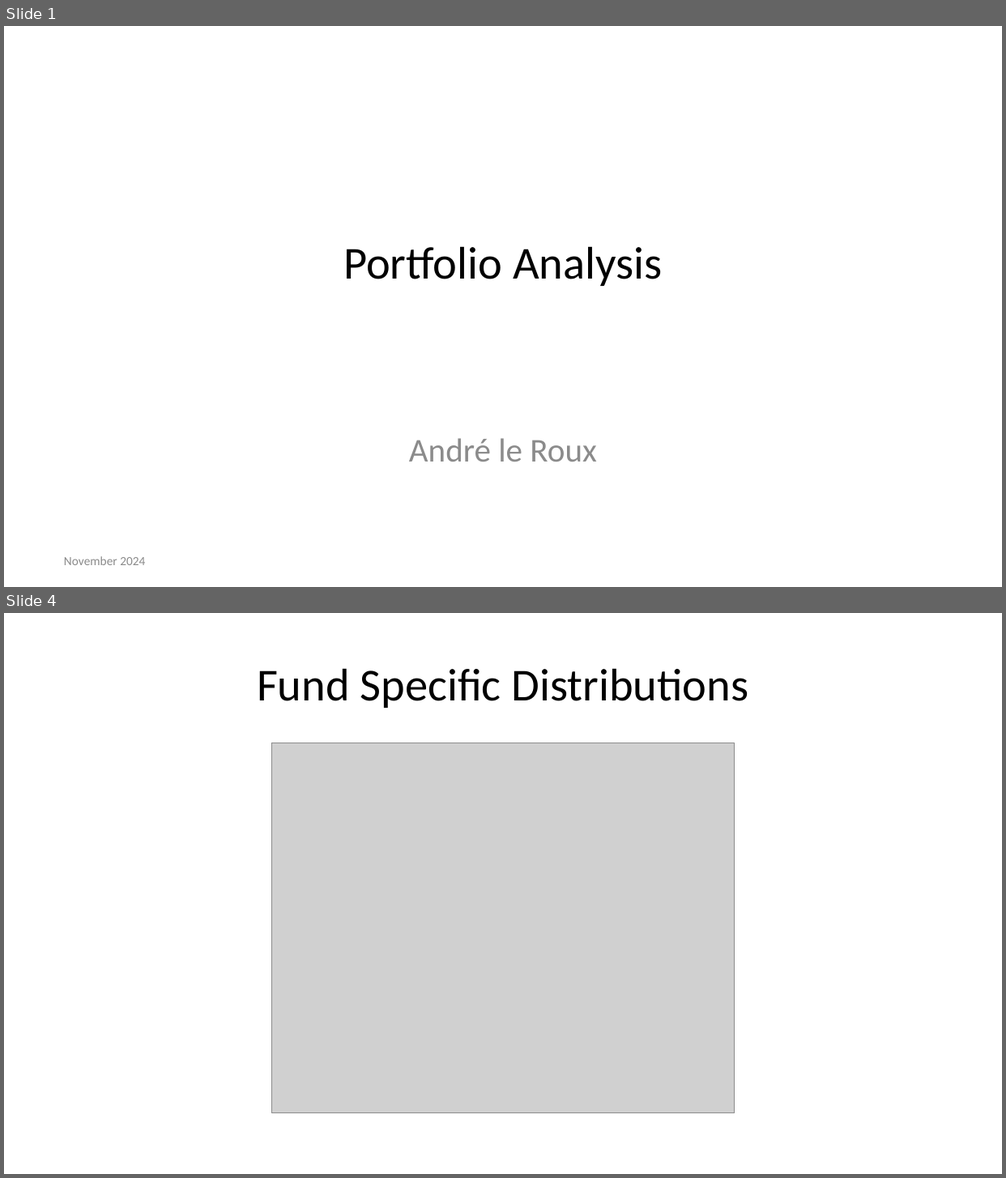
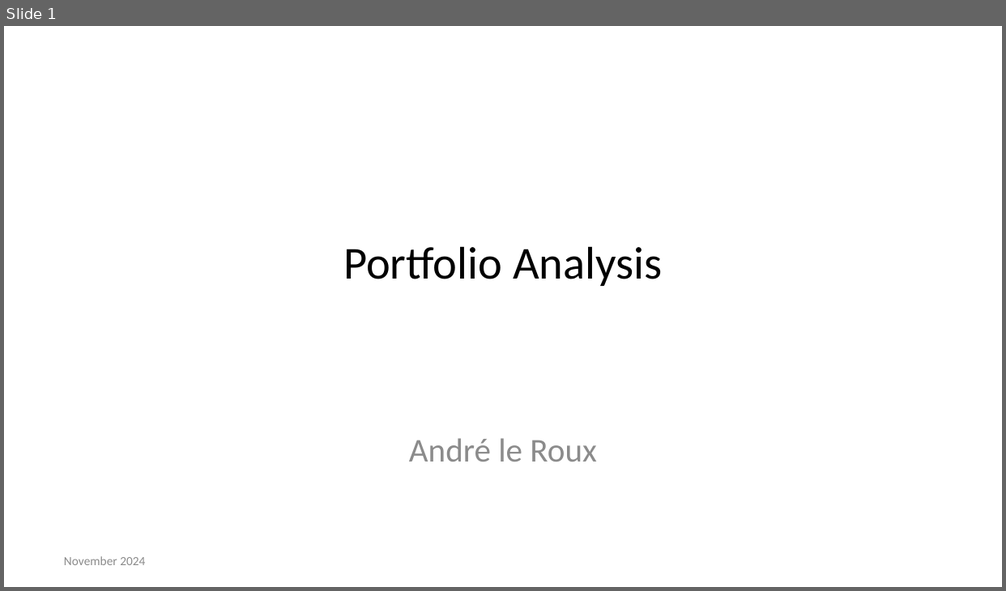
Before and after one commit to Andrelleroux/22568948_fin_metrics, a slide deck: Questions/Question_1/Question_1.pptx. Shown one above the other, each under a label of ours: slides 1 and 4 before the commit, slide 1 after it; the slides between them are not shown. The pictures are 1006x1178 and 1006x591 pixels, drawn with LibreOffice and Linux fonts; fonts in the diff are those of the drawing; grey boxes stand for pictures. Boxes give left, top, right and bottom in pixels: in the first picture for what was removed or moved away, otherwise in the second. Text is boxed around its words. In the diff, an @@ line names an element or a change of style, - is before the commit and + after.

```diff
--- a/Questions/Question_1/Question_1.pptx
+++ b/Questions/Question_1/Question_1.pptx
@@ slide 4 removed at bbox=[4, 613, 1002, 1174], background #FFFFFF @@
@@ title removed at bbox=[257, 668, 748, 708] @@
-Fund Specific Distributions
@@ picture removed at bbox=[271, 743, 735, 1114] @@
```
Also in this commit, not shown: 3 slides changed, 1 slide added, 4 other files.
